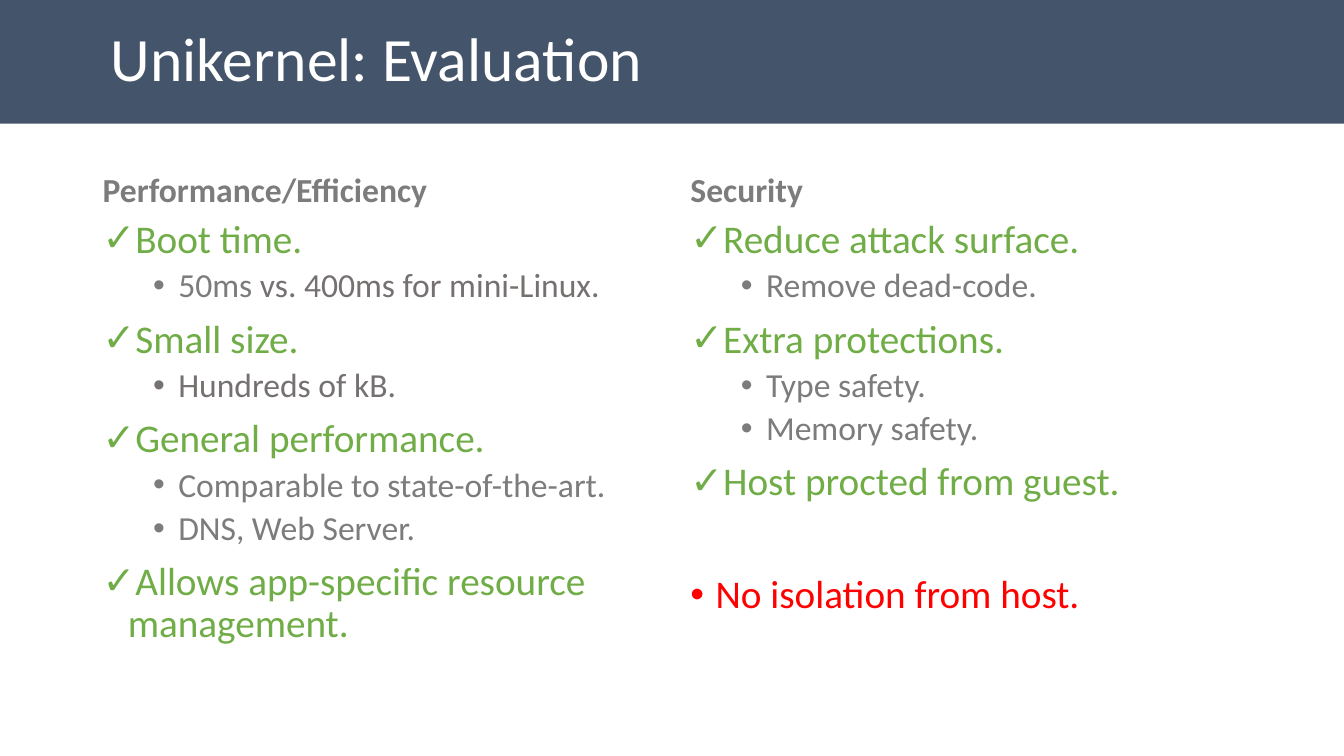
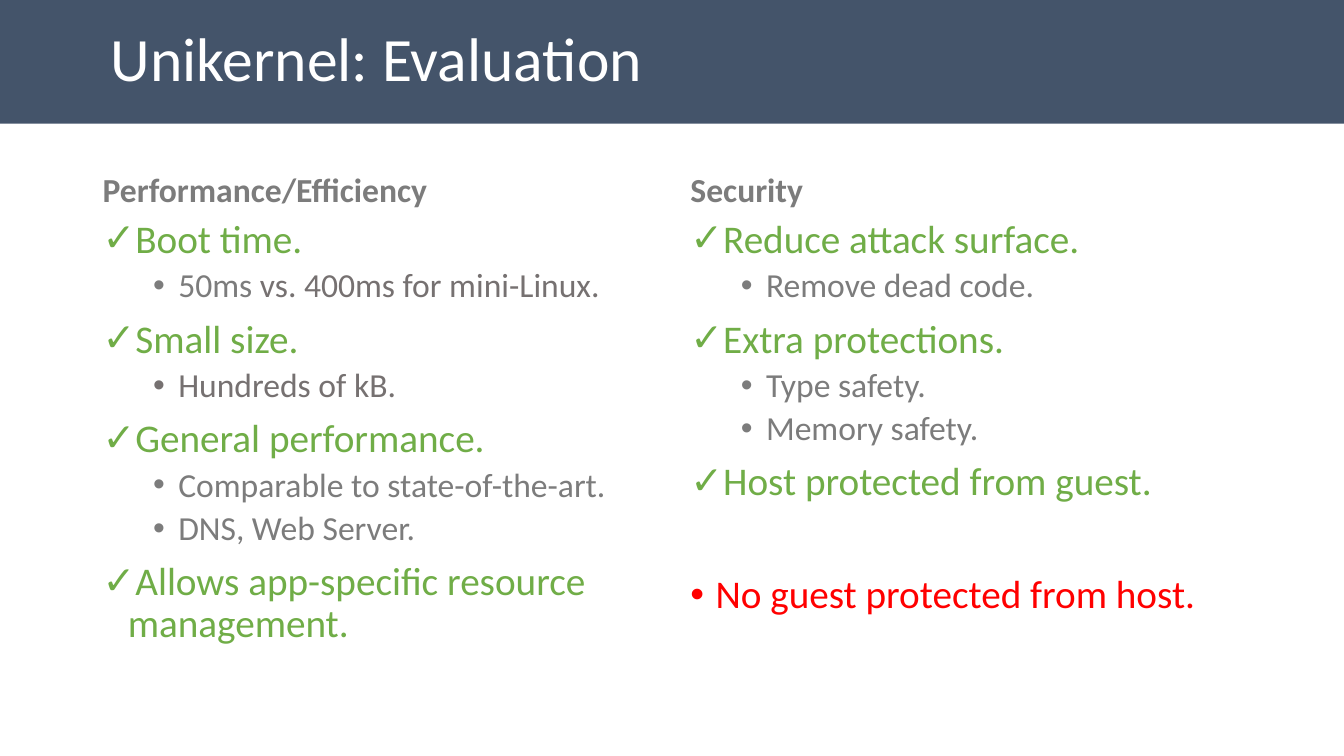
Before and after one commit to aghosn/CandidacyPresentation, a slide deck: slide 12 of CE_presentation.pptx. Drawn at 1344x756 pixels with LibreOffice and Linux fonts; fonts in the diff are those of the drawing. Boxes give left, top, right and bottom in pixels: in the first picture for what was removed or moved away, otherwise in the second. Text is boxed around its words. In the diff, an @@ line names an element or a change of style, - is before the commit and + after.

```diff
--- a/CE_presentation.pptx
+++ b/CE_presentation.pptx
@@ text at box(766, 273, 1034, 297): text changed @@
-  • Remove dead-code.
+  • Remove dead code.
@@ text at box(716, 467, 1195, 615): text changed; text colour #70AD47 to #FF0000 @@
-✓ Host procted from guest.
-• No isolation from host.
+✓ Host protected from guest.
+• No guest protected from host.
```
Also in this commit, not shown: 3 other slides changed.
